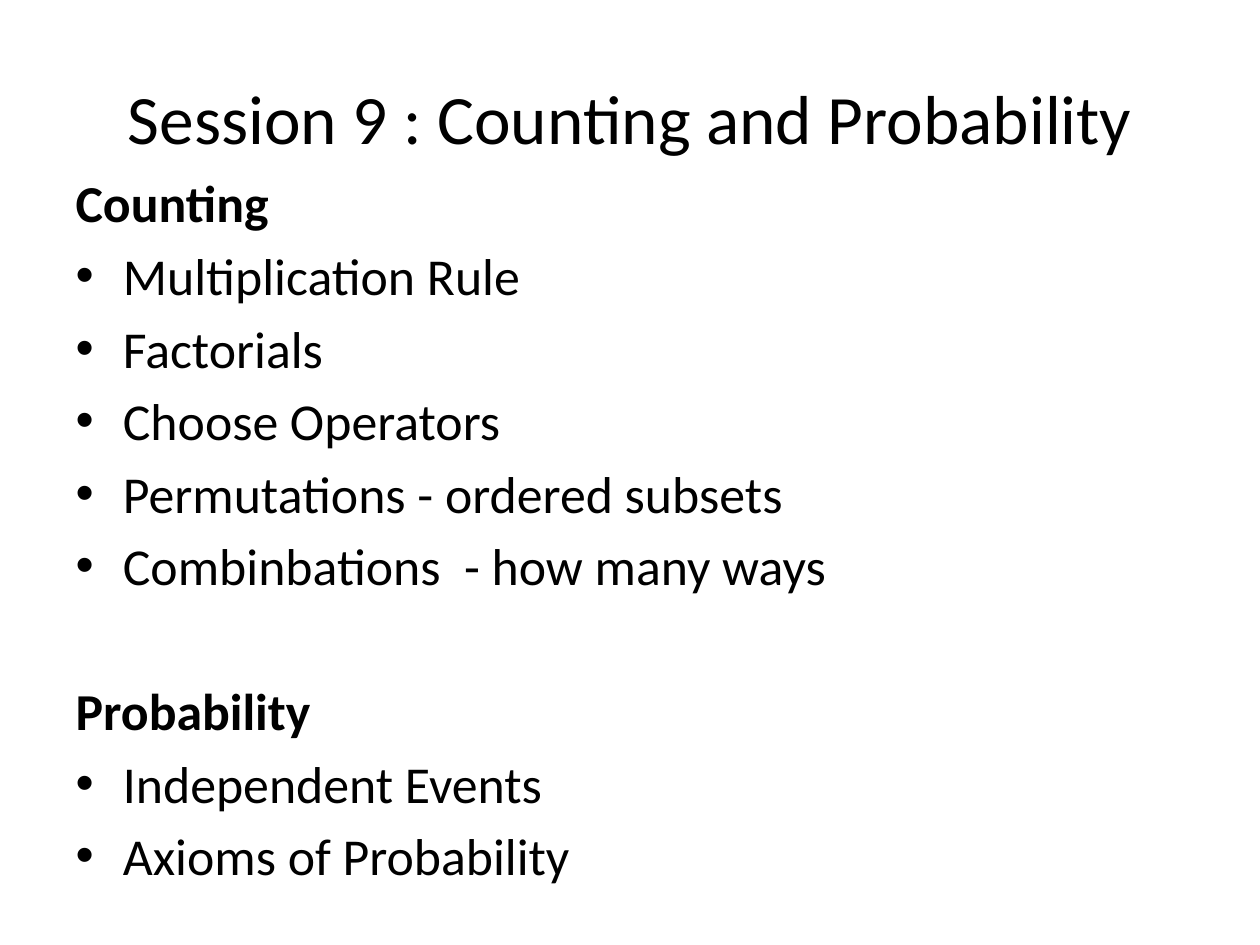
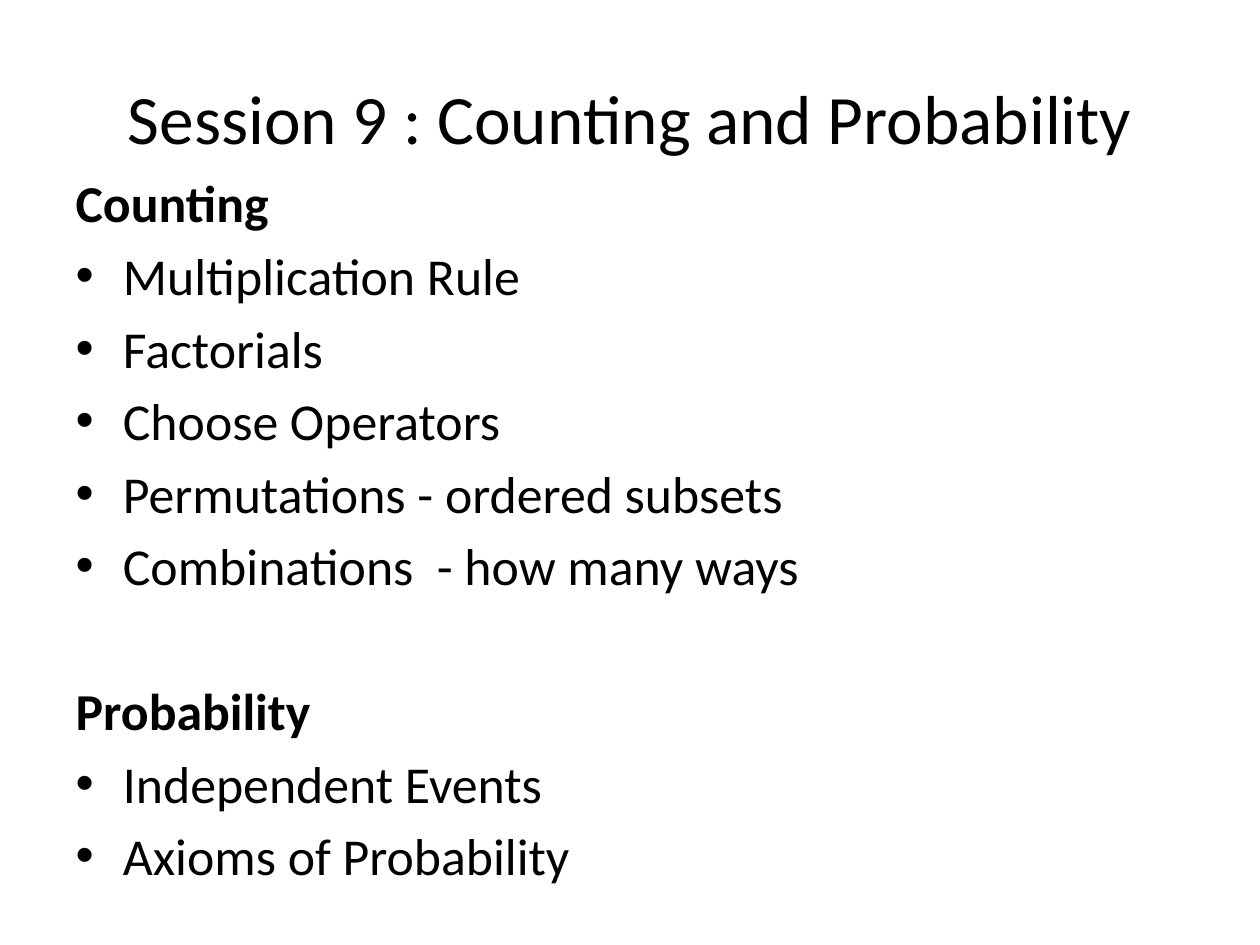
Before and after one commit to DiscreteMaths/DISCRETEMATHS, a slide deck: slide 2 of Hibernia College Onsite 5.pptx. Drawn at 1260x945 pixels with LibreOffice and Linux fonts; fonts in the diff are those of the drawing. Boxes give left, top, right and bottom in pixels: in the first picture for what was removed or moved away, otherwise in the second. Text is boxed around its words. In the diff, an @@ line names an element or a change of style, - is before the commit and + after.

```diff
--- a/Hibernia College Onsite 5.pptx
+++ b/Hibernia College Onsite 5.pptx
@@ text at <box>123,549,799,594</box>: text changed @@
-• Combinbations - how many ways
+• Combinations - how many ways
```
Also in this commit, not shown: 1 other slide changed, 37 other files.
